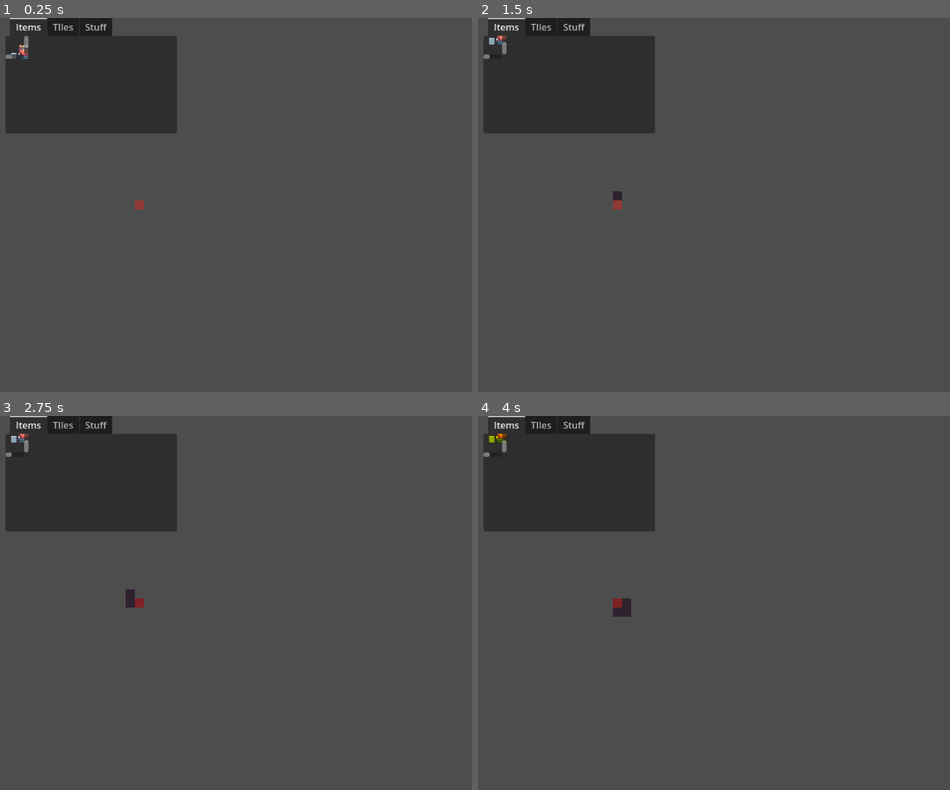
Above: before the commit, frames 1-4 (two rows, left to right).
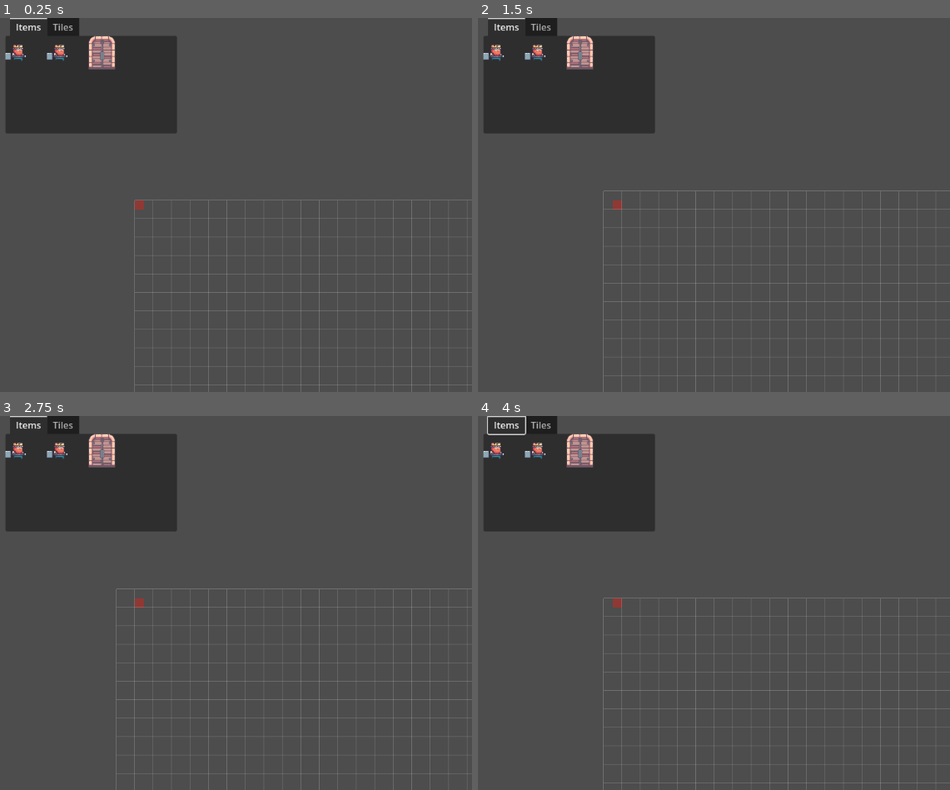
Above: after the commit, the same moments.

Repository: rickvl05/uva-pswe-D
Game: Godot game, scene res://scenes/main.tscn
Same seed, same stepped clock (60 frames per second), same inputs: the game is played once before the commit and once after it.
Inputs (mouse positions are in pixels of both pictures, inside the frame that each line leads up to):
- Up to frame 1 (0.25 s): no input
- Up to frame 2 (1.5 s): tap Enter (ui_accept) at 0.5, 0.77, 0.8, 1.07, 1.25, 1.35 s; move the mouse to (506, 51) at 0.52 s; hold Right (ui_right) 0.53-1.28 s; tap X (place) at 0.6 s; click (506, 51) at 0.67 s; move the mouse to (553, 36) at 1.27 s; hold Down (ui_down) from 1.28 s (still down); click (553, 36) at 1.42 s
- Up to frame 3 (2.75 s): tap Enter (ui_accept) at 1.52, 1.82, 2, 2.3 s; tap X (place) at 1.55, 2.1 s; move the mouse to (122, 434) at 2.02 s; release Down (ui_down) at 2.03 s; hold Right (ui_right) from 2.03 s (still down); click (122, 434) at 2.17 s
- Up to frame 4 (4 s): tap Enter (ui_accept) at 2.75, 3.02, 3.32, 3.5, 3.6, 3.77 s; move the mouse to (581, 677) at 2.77 s; release Right (ui_right) at 2.78 s; hold Up (ui_up) 2.78-3.53 s; tap X (place) at 2.85 s; click (581, 677) at 2.92 s; move the mouse to (817, 659) at 3.52 s; hold Left (ui_left) from 3.53 s (still down); click (817, 659) at 3.67 s

The runs differ from the first frame. In frame 1, 2.6% of the frame differs, in the area x 1-100%, y 0-100%; in frame 2, 2.5%; in frame 3, 2.7%; in frame 4, 2.8%.
Error before the commit: Invalid call. Nonexistent function 'instance' in base 'HBoxContainer'. (res://scripts/Editor_Object.gd:111)

Commit message:
item select working-ish

Diff:
--- a/TileMapEditor/Global.gd
+++ b/TileMapEditor/Global.gd
@@ -1,5 +1,5 @@
 extends Node
 
-var playing = false
+var playing = true
 var current_tile = 0
 var place_tile = false
--- a/TileMapEditor/scenes/item_select.tscn
+++ b/TileMapEditor/scenes/item_select.tscn
@@ -1,9 +1,8 @@
-[gd_scene load_steps=5 format=3 uid="uid://ck7f5rqd1qp61"]
+[gd_scene load_steps=4 format=3 uid="uid://ck7f5rqd1qp61"]
 
 [ext_resource type="Script" path="res://scripts/menu_tab.gd" id="1_4cgrj"]
 [ext_resource type="PackedScene" uid="uid://b040xyhrc1b0q" path="res://items/item_king.tscn" id="2_7liiy"]
 [ext_resource type="PackedScene" uid="uid://dqb8fxvwnghwl" path="res://items/item_door.tscn" id="3_cuc04"]
-[ext_resource type="Texture2D" uid="uid://dp80dapm78cac" path="res://tiles/tilemap.png" id="4_66jem"]
 
 [node name="item_select" type="CanvasLayer"]
 
@@ -20,8 +19,8 @@
 
 [node name="ScrollContainer" type="ScrollContainer" parent="menu_tab/Items"]
 layout_mode = 0
-offset_right = 40.0
-offset_bottom = 40.0
+offset_right = 296.0
+offset_bottom = 167.0
 mouse_filter = 2
 
 [node name="VBoxContainer" type="VBoxContainer" parent="menu_tab/Items/ScrollContainer"]
@@ -32,52 +31,38 @@
 
 [node name="item_king" parent="menu_tab/Items/ScrollContainer/VBoxContainer/HBoxContainer" instance=ExtResource("2_7liiy")]
 layout_mode = 2
-
-[node name="item_king2" parent="menu_tab/Items/ScrollContainer/VBoxContainer/HBoxContainer" instance=ExtResource("2_7liiy")]
-layout_mode = 2
+expand_mode = 2
+stretch_mode = 3
+this_scene = null
 
 [node name="item_king3" parent="menu_tab/Items/ScrollContainer/VBoxContainer/HBoxContainer" instance=ExtResource("2_7liiy")]
 layout_mode = 2
+this_scene = null
 
-[node name="TIles" type="TabBar" parent="menu_tab"]
+[node name="item_door" parent="menu_tab/Items/ScrollContainer/VBoxContainer/HBoxContainer" instance=ExtResource("3_cuc04")]
+layout_mode = 2
+this_scene = null
+
+[node name="item_door" parent="menu_tab/Items/ScrollContainer/VBoxContainer/HBoxContainer/item_door" instance=ExtResource("3_cuc04")]
+this_scene = null
+
+[node name="Tiles" type="TabBar" parent="menu_tab"]
 visible = false
 layout_mode = 2
 mouse_filter = 2
 
-[node name="ScrollContainer" type="ScrollContainer" parent="menu_tab/TIles"]
+[node name="ScrollContainer" type="ScrollContainer" parent="menu_tab/Tiles"]
 layout_mode = 0
-offset_right = 40.0
-offset_bottom = 40.0
+offset_right = 296.0
+offset_bottom = 167.0
 mouse_filter = 2
 
-[node name="VBoxContainer" type="VBoxContainer" parent="menu_tab/TIles/ScrollContainer"]
+[node name="VBoxContainer" type="VBoxContainer" parent="menu_tab/Tiles/ScrollContainer"]
 layout_mode = 2
 
-[node name="HBoxContainer" type="HBoxContainer" parent="menu_tab/TIles/ScrollContainer/VBoxContainer"]
+[node name="HBoxContainer" type="HBoxContainer" parent="menu_tab/Tiles/ScrollContainer/VBoxContainer"]
 layout_mode = 2
 
-[node name="item_tile0" parent="menu_tab/TIles/ScrollContainer/VBoxContainer/HBoxContainer" instance=ExtResource("3_cuc04")]
+[node name="item_door" parent="menu_tab/Tiles/ScrollContainer/VBoxContainer/HBoxContainer" instance=ExtResource("3_cuc04")]
 layout_mode = 2
-texture = ExtResource("4_66jem")
-expand_mode = 3
 this_scene = null
-
-[node name="Stuff" type="TabBar" parent="menu_tab"]
-visible = false
-layout_mode = 2
-mouse_filter = 2
-
-[node name="ScrollContainer" type="ScrollContainer" parent="menu_tab/Stuff"]
-layout_mode = 0
-offset_right = 40.0
-offset_bottom = 40.0
-mouse_filter = 2
-
-[node name="VBoxContainer" type="VBoxContainer" parent="menu_tab/Stuff/ScrollContainer"]
-layout_mode = 2
-
-[node name="HBoxContainer" type="HBoxContainer" parent="menu_tab/Stuff/ScrollContainer/VBoxContainer"]
-layout_mode = 2
-
-[node name="item_door" parent="menu_tab/Stuff/ScrollContainer/VBoxContainer/HBoxContainer" instance=ExtResource("3_cuc04")]
-layout_mode = 2
--- a/TileMapEditor/scenes/main.tscn
+++ b/TileMapEditor/scenes/main.tscn
@@ -1,9 +1,10 @@
-[gd_scene load_steps=7 format=3 uid="uid://bdxdpxlqevbp0"]
+[gd_scene load_steps=8 format=3 uid="uid://bdxdpxlqevbp0"]
 
 [ext_resource type="Texture2D" uid="uid://dbxoahm3orouj" path="res://Solaria Palette.png" id="1_h83ib"]
 [ext_resource type="Script" path="res://scripts/MapMovement.gd" id="2_217ej"]
 [ext_resource type="PackedScene" uid="uid://ck7f5rqd1qp61" path="res://scenes/item_select.tscn" id="3_fl5lm"]
 [ext_resource type="Script" path="res://scripts/Editor_Object.gd" id="4_x32fj"]
+[ext_resource type="Script" path="res://scripts/Grid.gd" id="5_y8gh1"]
 
 [sub_resource type="TileSetAtlasSource" id="TileSetAtlasSource_rhqcy"]
 texture = ExtResource("1_h83ib")
@@ -128,4 +129,9 @@
 offset_bottom = 16.0
 color = Color(0.921569, 0.121569, 0.0784314, 0.427451)
 
-[node name="Camera2D" type="Camera2D" parent="World/TileMap"]
+[node name="cam_container" type="Node2D" parent="."]
+
+[node name="Camera2D" type="Camera2D" parent="cam_container"]
+
+[node name="Grid" type="Node2D" parent="."]
+script = ExtResource("5_y8gh1")
--- a/TileMapEditor/scripts/Editor_Object.gd
+++ b/TileMapEditor/scripts/Editor_Object.gd
@@ -4,8 +4,8 @@
 var is_panning: bool = false
 
 @onready var level: Node = get_node("/root/main/world")
-@onready var editor_cam: Camera2D = get_node("/root/main/TileMap/Camera2D")
-#@onready var editor_cam: Camera2D = editor.get_node("Camera2D")
+@onready var editor: Node2D = get_node("/root/main/cam_container")
+@onready var editor_cam: Camera2D = editor.get_node("Camera2D")
 
 @onready var tile_map: TileMap = get_node("/root/main/worldTileMap")
 @onready var tab_container: TabContainer = get_node("/root/main/item_select/menu_tab") # Adjust this path to your TabContainer node
@@ -13,7 +13,7 @@
 @export var cam_spd: int = 100
 @export var max_zoom: float = 2.0
 @export var min_zoom: float = 0.5
-var current_item: PackedScene = null
+@export var current_item: PackedScene = null
 
 enum NavigationMode { NAVIGATE_TABS, NAVIGATE_ITEMS }
 var navigation_mode = NavigationMode.NAVIGATE_TABS
@@ -21,7 +21,6 @@
 var previous_item = null
 
 func _ready() -> void:
-	#editor_cam.make_current()
 	pass
 
 func _process(_delta: float) -> void:
@@ -29,23 +28,6 @@
 
 	if !Global.playing:
 		move_tab()
-		#if !Global.place_tile:
-			#if current_item and can_place and Input.is_action_just_pressed("mb_left"):
-				#var new_item: Node2D = current_item.instantiate() as Node2D
-				#level.add_child(new_item)
-				#new_item.global_position = get_global_mouse_position()
-		#else:
-			#if can_place:
-				#if Input.is_action_pressed("mb_left"):
-					#place_tile()
-				#if Input.is_action_pressed("mb_right"):
-					#remove_tile()
-#
-		#move_editor()
-		#if Input.is_action_just_pressed("mb_right"):
-			#is_panning = true
-		#elif Input.is_action_just_released("mb_right"):
-			#is_panning = false
 
 func move_tab():
 	if navigation_mode == NavigationMode.NAVIGATE_TABS:
@@ -73,19 +55,21 @@
 func navigate_items():
 	var current_tab_index = tab_container.current_tab
 	var current_vbox = tab_container.get_child(current_tab_index).get_node("ScrollContainer/VBoxContainer")
-	var item_count = current_vbox.get_child_count()
+	var current_hbox = current_vbox.get_child(0) # Assuming there's only one HBoxContainer per tab
+	var item_count = current_hbox.get_child_count()
 
-	if Input.is_action_just_pressed("ui_up"):
-		current_item_index -= 1
+	if Input.is_action_just_pressed("ui_right"):
+		current_item_index += 1
 		highlight_item()
-	elif Input.is_action_just_pressed("ui_down"):
-		current_item_index += 1
+	elif Input.is_action_just_pressed("ui_left"):
+		if current_item_index > 0:
+			current_item_index -= 1
 		highlight_item()
 
 	current_item_index = clamp(current_item_index, 0, item_count - 1)
 
 	if Input.is_action_just_pressed("ui_accept"): # Assuming 'Enter' is mapped to 'ui_accept'
-		var selected_item = current_vbox.get_child(current_item_index)
+		var selected_item = current_hbox.get_child(current_item_index)
 		select_item(selected_item)
 
 	if Input.is_action_just_pressed("ui_cancel"): # Assuming 'Esc' is mapped to 'ui_cancel' for going back to tab navigation
@@ -97,7 +81,8 @@
 		remove_highlight()
 	var current_tab_index = tab_container.current_tab
 	var current_vbox = tab_container.get_child(current_tab_index).get_node("ScrollContainer/VBoxContainer")
-	var item = current_vbox.get_child(current_item_index)
+	var current_hbox = current_vbox.get_child(0) # Assuming there's only one HBoxContainer per tab
+	var item = current_hbox.get_child(current_item_index)
 	item.modulate = Color(1, 1, 0) # Highlight color
 	previous_item = item
 
@@ -107,10 +92,15 @@
 		previous_item = null
 
 func select_item(item):
+	print("select item")
 	if item and can_place:
-		var new_item: Node2D = item.instance() as Node2D
-		level.add_child(new_item)
-		new_item.global_position = Vector2(0, 0) # Set a default position or any desired position
+		print("selected item ", item)
+		if item.has_method("get"):
+			var scene = item.get("this_scene")
+			if scene:
+				var new_item: Node2D = scene.instance() as Node2D
+				level.add_child(new_item)
+				new_item.global_position = Vector2(0, 0) # Set a default position or any desired position
 
 func place_tile():
 	var mousepos = tile_map.world_to_map(get_global_mouse_position())
@@ -133,16 +123,16 @@
 #
 	#editor.global_position += move_vector * get_process_delta_time()
 
-func _unhandled_input(event: InputEvent) -> void:
-	if event is InputEventMouseButton and event.is_pressed():
-		if event.button_index == MOUSE_BUTTON_WHEEL_UP:
-			editor_cam.zoom -= Vector2(0.1, 0.1)
-		elif event.button_index == MOUSE_BUTTON_WHEEL_DOWN:
-			editor_cam.zoom += Vector2(0.1, 0.1)
-
-		# Clamp the zoom level to be within min_zoom and max_zoom
-		editor_cam.zoom.x = clamp(editor_cam.zoom.x, min_zoom, max_zoom)
-		editor_cam.zoom.y = clamp(editor_cam.zoom.y, min_zoom, max_zoom)
+#func _unhandled_input(event: InputEvent) -> void:
+	#if event is InputEventMouseButton and event.is_pressed():
+		#if event.button_index == MOUSE_BUTTON_WHEEL_UP:
+			#editor_cam.zoom -= Vector2(0.1, 0.1)
+		#elif event.button_index == MOUSE_BUTTON_WHEEL_DOWN:
+			#editor_cam.zoom += Vector2(0.1, 0.1)
+		#
+		## Clamp the zoom level to be within min_zoom and max_zoom
+		#editor_cam.zoom.x = clamp(editor_cam.zoom.x, min_zoom, max_zoom)
+		#editor_cam.zoom.y = clamp(editor_cam.zoom.y, min_zoom, max_zoom)
 	#if event is InputEventMouseMotion:
 		#if is_panning:
 			#editor.global_position -= event.relative * editor_cam.zoom
--- /dev/null
+++ b/TileMapEditor/scripts/Grid.gd
@@ -0,0 +1,27 @@
+extends Node2D
+
+var grid_size = 32
+var grid_color = Color(1, 1, 1, 0.2)  # White color with some transparency
+
+func _ready():
+	pass
+
+func _draw():
+	var view_size = get_viewport_rect().size
+
+	# Draw vertical lines
+	for x in range(0, view_size.x, grid_size):
+		draw_line(Vector2(x, 0), Vector2(x, view_size.y), grid_color)
+
+	# Draw horizontal lines
+	for y in range(0, view_size.y, grid_size):
+		draw_line(Vector2(0, y), Vector2(view_size.x, y), grid_color)
+
+func _process(delta):
+	# Update the grid if the viewport size changes
+	if get_viewport_rect().size != get_viewport_rect().size:
+		pass
+
+# Helper function to snap a position to the grid
+func snap_to_grid(position: Vector2) -> Vector2:
+	return Vector2(floor(position.x / grid_size) * grid_size, floor(position.y / grid_size) * grid_size)
--- a/TileMapEditor/scripts/MapMovement.gd
+++ b/TileMapEditor/scripts/MapMovement.gd
@@ -1,21 +1,18 @@
 extends TileMap
 
-# Tile ID you want to draw, change this to match your tileset
-const TILE_ID = 3
+@onready var marker = $ColorRect
+@onready var camera: Node2D = get_node("/root/main/cam_container/Camera2D")
+@onready var editor_object = get_node("/root/main/Editor_Object")
 
-# Starting position on the grid
+var cell_size = Vector2i(16, 16)  # Update to match your tile size
 var grid_position = Vector2i(0, 0)
-@onready var marker = $ColorRect  # Reference to the ColorRect node
-@onready var camera = $Camera2D   # Reference to the Camera2D node
 
 func _ready():
-	# Set the initial position of the marker
 	update_marker_position()
-	# Ensure the camera starts in the correct position
 	update_camera_position()
 
 func _input(event):
-	if event is InputEventKey:
+	if Global.playing and (event is InputEventKey):
 		if event.is_pressed():
 			var moved = false
 			if event.keycode == KEY_UP:
@@ -35,13 +32,17 @@
 				update_marker_position()
 				update_camera_position()
 
-			if Input.is_action_just_pressed("place"):
-				set_cell(0, grid_position, TILE_ID, Vector2i(0, 0))
+		if Input.is_action_just_pressed("place"):
+			var item_scene = editor_object.current_item
+			print("placed: ", item_scene)
+			if item_scene:
+				var new_item = item_scene.instantiate() as Node2D
+				add_child(new_item)
+				new_item.global_position = grid_position * cell_size
+				set_cell(0, grid_position, Global.current_tile)
 
 func update_marker_position():
-	var cell_size = Vector2i(16, 16)  # Update to match your tile size
 	marker.position = grid_position * cell_size
 
 func update_camera_position():
-	var cell_size = Vector2i(16, 16)  # Update to match your tile size
 	camera.position = grid_position * cell_size + cell_size / 2  # Center the camera on the current cell
